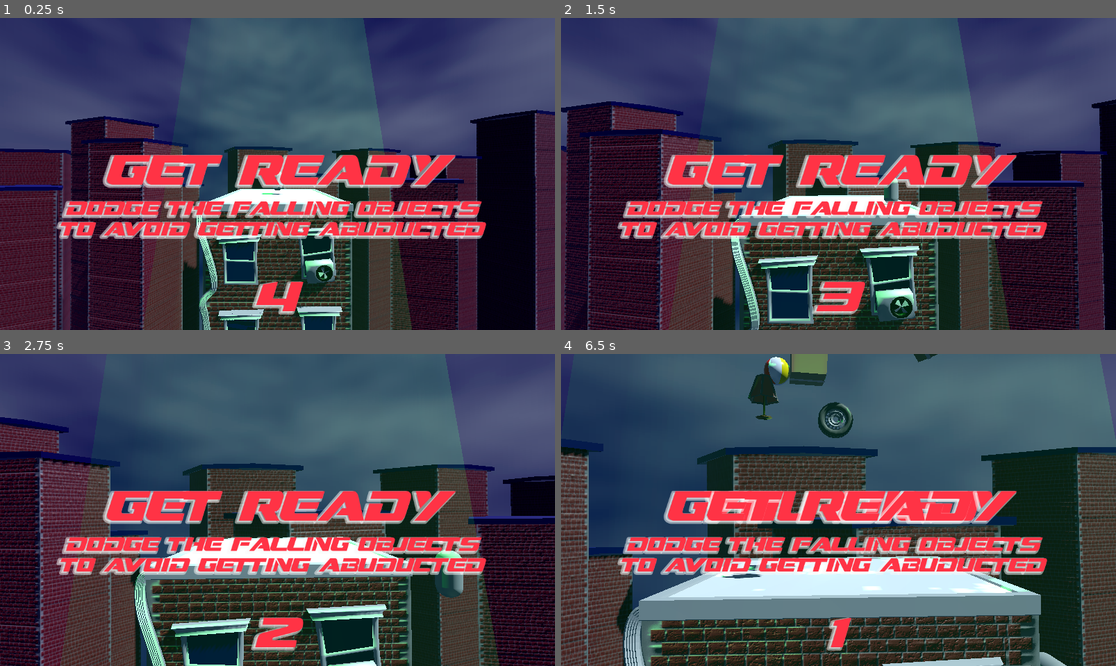
Above: before the commit, frames 1-4 (two rows, left to right).
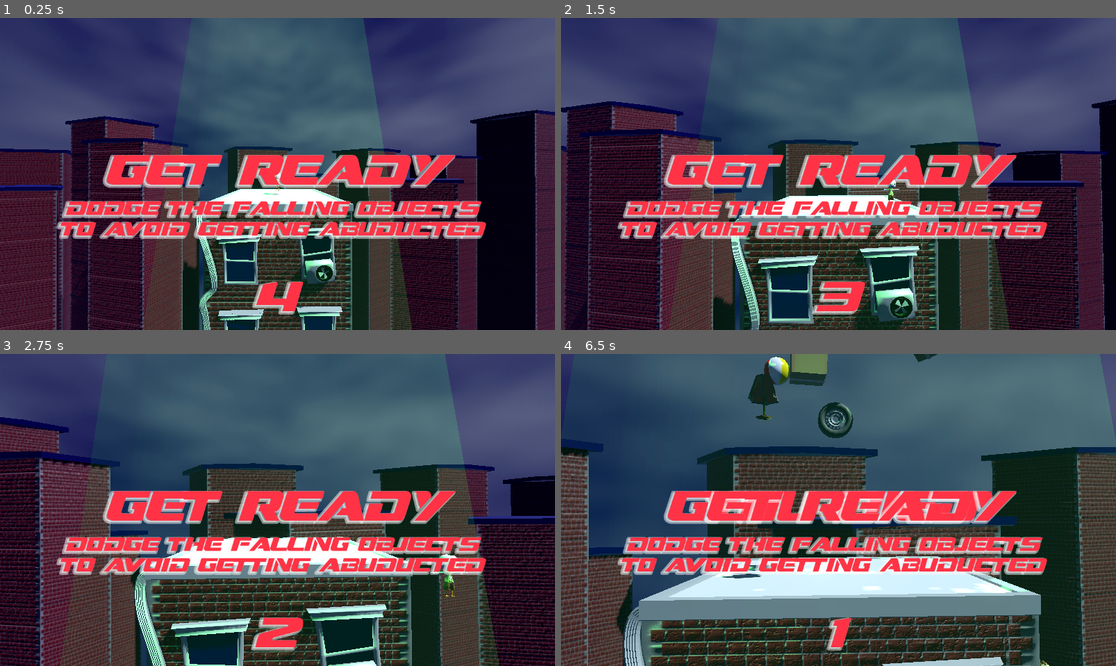
Above: after the commit, the same moments.

Repository: devlup-fsu/skyfall
Game: Godot game, scene res://main.tscn
Two runs of this game, one before a commit and one after it. Both use one fixed random seed, a clock stepped at 60 frames per second and the inputs below.
Inputs:
- Up to frame 1 (0.25 s): no input
- Up to frame 2 (1.5 s): tap Enter (ui_accept) at 0.5, 0.77 s; hold Right (ui_right) 0.53-1.28 s; hold Down (ui_down) from 1.28 s (still down)
- Up to frame 3 (2.75 s): tap Enter (ui_accept) at 1.52 s; release Down (ui_down) at 2.03 s; hold Right (ui_right) from 2.03 s (still down)
- Up to frame 4 (6.5 s): release Right (ui_right) at 2.78 s; hold Up (ui_up) 2.78-3.53 s; tap Enter (ui_accept) at 3.02, 3.77, 4.52, 6.02 s; hold Left (ui_left) 3.53-5.03 s; hold Down (ui_down) 5.03-5.78 s; hold Right (ui_right) from 5.78 s (still down)

The runs differ from the first frame. In frame 1, less than 0.1% of the frame differs, in the area x 47-51%, y 49-57%; in frame 2, 0.2%; in frame 3, 0.5%, in the area x 77-85%, y 62-79%; in frame 4, 0.1%.

Commit message:
adds chicken

Diff:
--- a/player.tscn
+++ b/player.tscn
@@ -1,6 +1,7 @@
-[gd_scene load_steps=4 format=3 uid="uid://cp1aus3t5g4tc"]
+[gd_scene load_steps=5 format=3 uid="uid://cp1aus3t5g4tc"]
 
 [ext_resource type="Script" path="res://player.gd" id="1_yobj7"]
+[ext_resource type="PackedScene" uid="uid://ce6s7lhi0m5wa" path="res://character/Chicken.glb" id="2_rlmhl"]
 
 [sub_resource type="CapsuleShape3D" id="CapsuleShape3D_fsk3w"]
 
@@ -14,4 +15,8 @@
 shape = SubResource("CapsuleShape3D_fsk3w")
 
 [node name="MeshInstance3D" type="MeshInstance3D" parent="."]
+visible = false
 mesh = SubResource("CapsuleMesh_ueybq")
+
+[node name="Chicken" parent="." instance=ExtResource("2_rlmhl")]
+transform = Transform3D(0.0357019, 0, -0.999362, 0, 1, 0, 0.999362, 0, 0.0357019, 0, -0.977726, 0)
Binary file added: character/Chicken.glb
Not shown, added: character/Chicken.glb.import
Binary file added: character/Chicken_basecolor.png
Not shown, added: character/Chicken_basecolor.png.import
Binary file added: character/Chicken_chicken_legs.png
Not shown, added: character/Chicken_chicken_legs.png.import
Binary file added: character/Chicken_normal.png
Not shown, added: character/Chicken_normal.png.import
Binary file added: character/Chicken_shirt-stripes.png
Not shown, added: character/Chicken_shirt-stripes.png.import
